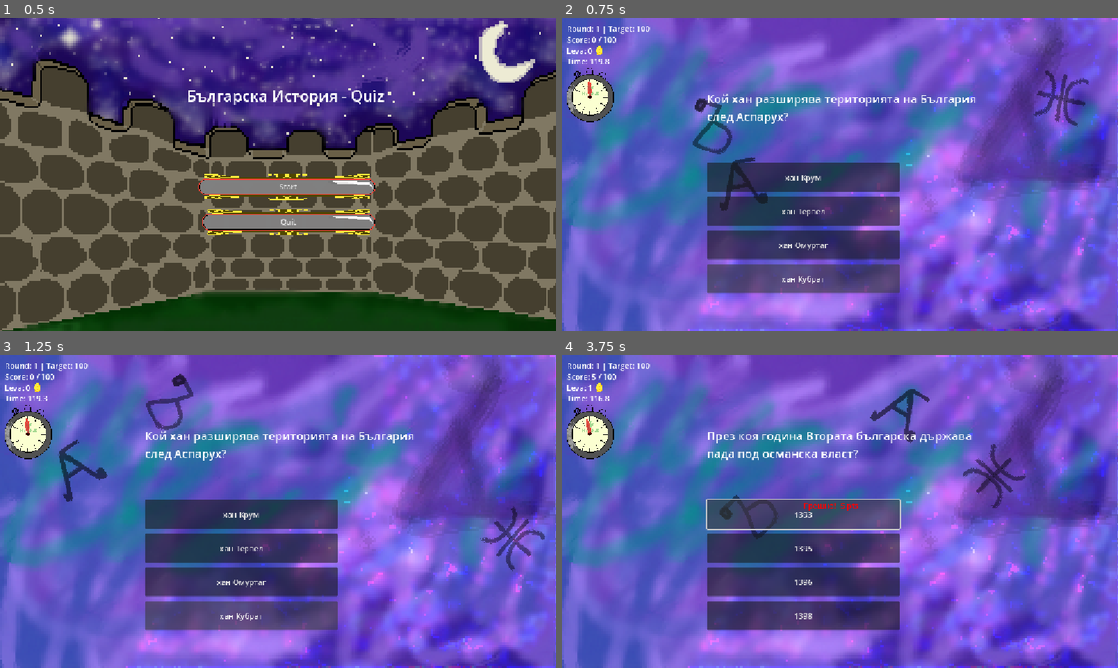
Above: before the commit, frames 1-4 (two rows, left to right).
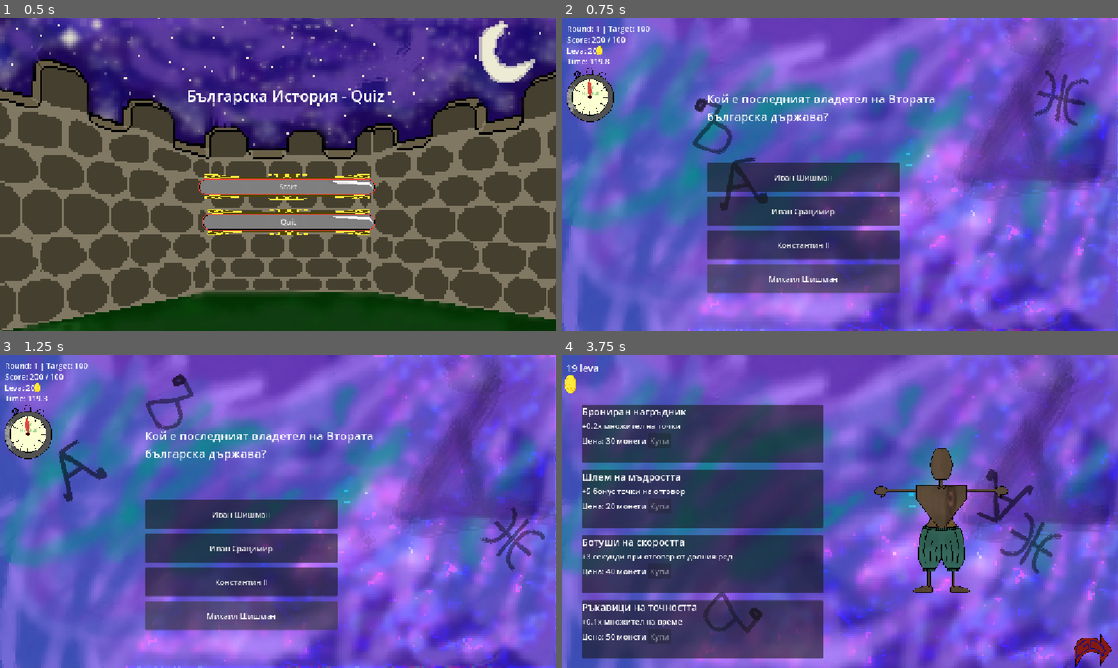
Above: after the commit, the same moments.

Repository: fimo3/roguelike-quiz
Game: Godot game, scene res://Scenes/Main.tscn
Two runs of this game, one before a commit and one after it. Both use one fixed random seed, a clock stepped at 60 frames per second and the inputs below.
Inputs (mouse positions are in pixels of both pictures, inside the frame that each line leads up to):
- Up to frame 1 (0.5 s): no input
- Up to frame 2 (0.75 s): click "Start" at 0.5 s
- Up to frame 3 (1.25 s): no input
- Up to frame 4 (3.75 s): click (801, 514) at 1.25 s, where only the run before the commit has a clickable "хан Крум"; click (801, 514) at 2 s, where only the run before the commit has a clickable "Плиска"; click (801, 514) at 2.75 s, where only the run before the commit has a clickable "1185"; click (801, 514) at 3.5 s, where only the run before the commit has a clickable "1393"

Frame 1 is identical in both runs. In frame 2, 1.4% of the frame differs, in the area x 4-75%, y 6-85%; in frame 3, 1.4%; in frame 4, 54%, in the area x 0-100%, y 0-100%.

Commit message:
final edit

Diff:
--- a/Scenes/Shop.tscn
+++ b/Scenes/Shop.tscn
@@ -14,20 +14,21 @@
 [ext_resource type="Texture2D" uid="uid://bghw3hdxi18ho" path="res://Assets/go.png" id="7_m1c0q"]
 [ext_resource type="Texture2D" uid="uid://7j2ue71rsq87" path="res://Assets/lev.png" id="12_r8bg4"]
 [ext_resource type="AudioStream" uid="uid://dnfhrttp0dwus" path="res://Assets/game-minecraft-gaming-background-music-402451.mp3" id="14_dael7"]
+[ext_resource type="AudioStream" uid="uid://bkwlnnrwu32sr" path="res://Assets/alarm-clock-90867.mp3" id="15_gufdo"]
 
-[sub_resource type="StyleBoxEmpty" id="StyleBoxEmpty_dael7"]
+[sub_resource type="StyleBoxEmpty" id="StyleBoxEmpty_kgt2b"]
+
+[sub_resource type="StyleBoxEmpty" id="StyleBoxEmpty_mk6g2"]
+
+[sub_resource type="StyleBoxEmpty" id="StyleBoxEmpty_estnu"]
+
+[sub_resource type="StyleBoxEmpty" id="StyleBoxEmpty_wvogg"]
+
+[sub_resource type="StyleBoxEmpty" id="StyleBoxEmpty_ox0pj"]
 
 [sub_resource type="StyleBoxEmpty" id="StyleBoxEmpty_gufdo"]
 
-[sub_resource type="StyleBoxEmpty" id="StyleBoxEmpty_ox0pj"]
-
-[sub_resource type="StyleBoxEmpty" id="StyleBoxEmpty_wvogg"]
-
-[sub_resource type="StyleBoxEmpty" id="StyleBoxEmpty_estnu"]
-
-[sub_resource type="StyleBoxEmpty" id="StyleBoxEmpty_mk6g2"]
-
-[sub_resource type="StyleBoxEmpty" id="StyleBoxEmpty_kgt2b"]
+[sub_resource type="StyleBoxEmpty" id="StyleBoxEmpty_dael7"]
 
 [node name="Shop" type="Control"]
 layout_mode = 3
@@ -107,13 +108,13 @@
 offset_top = 574.0
 offset_right = 1148.0
 offset_bottom = 642.0
+theme_override_styles/normal = SubResource("StyleBoxEmpty_kgt2b")
+theme_override_styles/normal_mirrored = SubResource("StyleBoxEmpty_mk6g2")
+theme_override_styles/hover_pressed = SubResource("StyleBoxEmpty_estnu")
+theme_override_styles/hover_pressed_mirrored = SubResource("StyleBoxEmpty_wvogg")
+theme_override_styles/disabled = SubResource("StyleBoxEmpty_ox0pj")
+theme_override_styles/disabled_mirrored = SubResource("StyleBoxEmpty_gufdo")
 theme_override_styles/focus = SubResource("StyleBoxEmpty_dael7")
-theme_override_styles/disabled_mirrored = SubResource("StyleBoxEmpty_gufdo")
-theme_override_styles/disabled = SubResource("StyleBoxEmpty_ox0pj")
-theme_override_styles/hover_pressed_mirrored = SubResource("StyleBoxEmpty_wvogg")
-theme_override_styles/hover_pressed = SubResource("StyleBoxEmpty_estnu")
-theme_override_styles/normal_mirrored = SubResource("StyleBoxEmpty_mk6g2")
-theme_override_styles/normal = SubResource("StyleBoxEmpty_kgt2b")
 
 [node name="Go" type="Sprite2D" parent="."]
 position = Vector2(1110, 611)
@@ -172,4 +173,7 @@
 autoplay = true
 mix_target = 1
 max_polyphony = 6
-bus = &"New Bus"
+
+[node name="AlarmClock90867" type="AudioStreamPlayer2D" parent="."]
+position = Vector2(372, 421)
+stream = ExtResource("15_gufdo")
--- a/Scripts/GameManager.gd
+++ b/Scripts/GameManager.gd
@@ -1,6 +1,6 @@
 extends Node
 
-var coins: int = 0
+var coins: int = 10
 var current_round: int = 1
 var score_threshold: int = 100
 var owned_armor: Array = []
@@ -22,7 +22,7 @@
 	time_multiplier = 1.0
 	point_multiplier = 1.0
 	flat_bonus = 0
-	current_score = 0
+	current_score = 200
 
 	for armor in equipped_armor:
 		apply_armor_effects(armor)
@@ -42,7 +42,7 @@
 
 func decrease_score(points: int):
 	#var final_points = int((points + flat_bonus) * point_multiplier)
-	if current_score == 0:
+	if current_score <= 0:
 		points = 0
 	current_score += points
 	return points
@@ -63,8 +63,8 @@
 		return false
 
 func calculate_coins_earned() -> int:
-	var base_coins = 10 * current_round
-	var bonus = int((current_score - score_threshold) / 10.0)
+	var base_coins = 0
+	var bonus = int((current_score) / 10.0)
 	return base_coins + bonus
 
 func buy_armor(armor: Dictionary) -> bool:
--- a/Scripts/Shop.gd
+++ b/Scripts/Shop.gd
@@ -10,6 +10,7 @@
 @onready var hat = $hat
 @onready var boot_left = $bootLeft
 @onready var boot_right = $bootRight
+@onready var alarm = $AlarmClock90867
 
 # Sample armor data - can be moved to JSON later
 var available_armor = [
@@ -109,9 +110,11 @@
 		update_coins_display()
 		populate_shop() # Refresh shop display
 		activate_armour()
+		win()
 
 func _on_continue_pressed():
 	get_tree().change_scene_to_file("res://Scenes/QuizRound.tscn")
+
 func activate_armour():
 	if !GameManager.equipped_armor.is_empty():
 		for eq in GameManager.equipped_armor:
@@ -125,3 +128,9 @@
 			elif eq.name == "Ръкавици на точността":
 				left_glove.visible = true
 				right_glove.visible = true
+
+func win():
+	if GameManager.equipped_armor.size() == 4:
+		alarm.play(0.0)
+		await get_tree().create_timer(6).timeout
+		get_tree().change_scene_to_file("res://Scenes/Main.tscn")
--- a/project.godot
+++ b/project.godot
@@ -12,7 +12,7 @@
 
 config/name="Roguelike quiz"
 run/main_scene="uid://du5h5luje6ij2"
-config/features=PackedStringArray("4.4", "Forward Plus")
+config/features=PackedStringArray("4.5", "Forward Plus")
 config/icon="res://Assets/icon.svg"
 
 [autoload]
--- a/questions.json
+++ b/questions.json
@@ -25,12 +25,6 @@
 	"difficulty": 0
   },
   {
-	"text": "Кой е най-известният владетел на Първата българска държава?",
-	"answers": ["Борис I", "Симеон I", "Петър I", "Самуил"],
-	"correct": 1,
-	"difficulty": 0
-  },
-  {
 	"text": "Кой е основателят на Втората българска държава?",
 	"answers": ["Иван Асен I", "Калоян", "Иван Асен II", "Константин Тих"],
 	"correct": 0,
@@ -40,12 +34,6 @@
 	"text": "През коя година е основана Втората българска държава?",
 	"answers": ["1185", "1186", "1187", "1188"],
 	"correct": 0,
-	"difficulty": 0
-  },
-  {
-	"text": "Кой е най-могъщият владетел на Втората българска държава?",
-	"answers": ["Иван Асен I", "Калоян", "Иван Асен II", "Михаил Шишман"],
-	"correct": 2,
 	"difficulty": 0
   },
   {
@@ -66,7 +54,7 @@
 	  "Кирил и Методий",
 	  "Климент Охридски",
 	  "Наум Охридски",
-	  "Йоан Екзарх"
+      "Йоан Екзарх"
 	],
 	"correct": 1,
 	"difficulty": 0
@@ -84,13 +72,13 @@
 	"difficulty": 0
   },
   {
-	"text": "Кой е столицата на Първата българска държава?",
+	"text": "Коя е столицата на Първата българска държава при хан Аспарух?",
 	"answers": ["Плиска", "Преслав", "Охрид", "Търново"],
 	"correct": 0,
 	"difficulty": 0
   },
   {
-	"text": "Кой е столицата на Втората българска държава?",
+	"text": "Коя е столицата на Втората българска държава?",
 	"answers": ["Плиска", "Преслав", "Охрид", "Търново"],
 	"correct": 3,
 	"difficulty": 0
@@ -101,7 +89,7 @@
 	  "Иван Шишман",
 	  "Иван Срацимир",
 	  "Константин II",
-	  "Михаил Шишман"
+      "Михаил Шишман"
 	],
 	"correct": 2,
 	"difficulty": 0
@@ -160,7 +148,7 @@
 	  "Кирил и Методий",
 	  "Климент Охридски",
 	  "Наум Охридски",
-	  "Йоан Екзарх"
+      "Йоан Екзарх"
 	],
 	"correct": 3,
 	"difficulty": 1
@@ -171,7 +159,7 @@
 	  "Кирил и Методий",
 	  "Климент Охридски",
 	  "Наум Охридски",
-	  "Йоан Екзарх"
+      "Йоан Екзарх"
 	],
 	"correct": 1,
 	"difficulty": 1
@@ -186,12 +174,6 @@
 	"text": "Кой е синът на Борис I, който управлява след него?",
 	"answers": ["Владимир", "Симеон I", "Петър I", "Борис II"],
 	"correct": 0,
-	"difficulty": 1
-  },
-  {
-	"text": "Кой е последният владетел на Западната българска държава?",
-	"answers": ["Петър I", "Борис II", "Роман", "Самуил"],
-	"correct": 3,
 	"difficulty": 1
   },
   {
@@ -218,7 +200,7 @@
 	  "Византия",
 	  "Унгария",
 	  "Епирското деспотство",
-	  "Латинската империя"
+      "Латинската империя"
 	],
 	"correct": 2,
 	"difficulty": 1
@@ -253,7 +235,7 @@
 	  "Гаврил Радомир",
 	  "Иван Владислав",
 	  "Пресиан II",
-	  "Петър Делян"
+      "Петър Делян"
 	],
 	"correct": 0,
 	"difficulty": 1
@@ -264,7 +246,7 @@
 	  "Гаврил Радомир",
 	  "Иван Владислав",
 	  "Пресиан II",
-	  "Петър Делян"
+      "Петър Делян"
 	],
 	"correct": 1,
 	"difficulty": 1
@@ -359,20 +341,9 @@
 	  "Балдуин I",
 	  "Хенрих I",
 	  "Бонифаций Монфератски",
-	  "Жофроа дьо Вилардуен"
-	],
-	"correct": 0,
-	"difficulty": 2
-  },
-  {
-	"text": "Кой е синът на Иван Асен II, който управлява след него?",
-	"answers": [
-	  "Коломан I Асен",
-	  "Михаил II Асен",
-	  "Калиман I Асен",
-	  "Константин Тих"
-	],
-	"correct": 2,
+      "Жофроа дьо Вилардуен"
+	],
+	"correct": 0,
 	"difficulty": 2
   },
   {
@@ -385,18 +356,6 @@
 	"text": "Кой е първият български владетел, който сключва съюз с куманите?",
 	"answers": ["Иван Асен I", "Калоян", "Иван Асен II", "Михаил Шишман"],
 	"correct": 1,
-	"difficulty": 2
-  },
-  {
-	"text": "Кой е построил църквата 'Свети Димитър' в Търново?",
-	"answers": ["Иван Асен I", "Калоян", "Иван Асен II", "Теодор Светослав"],
-	"correct": 0,
-	"difficulty": 2
-  },
-  {
-	"text": "Кой е построил църквата 'Свети Четиридесет мъченици' в Търново?",
-	"answers": ["Иван Асен I", "Калоян", "Иван Асен II", "Теодор Светослав"],
-	"correct": 2,
 	"difficulty": 2
   },
   {
@@ -411,7 +370,7 @@
 	  "Иван Шишман",
 	  "Иван Срацимир",
 	  "Константин II",
-	  "Михаил Шишман"
+      "Михаил Шишман"
 	],
 	"correct": 3,
 	"difficulty": 3
@@ -434,7 +393,7 @@
 	  "Иван Стефан",
 	  "Михаил Шишман",
 	  "Иван Александър",
-	  "Иван Шишман"
+      "Иван Шишман"
 	],
 	"correct": 1,
 	"difficulty": 3
@@ -445,7 +404,7 @@
 	  "Стефан Душан",
 	  "Стефан Урош III",
 	  "Стефан Милутин",
-	  "Стефан Лазаревич"
+      "Стефан Лазаревич"
 	],
 	"correct": 0,
 	"difficulty": 3
@@ -457,14 +416,8 @@
 	"difficulty": 3
   },
   {
-	"text": "Срещу кого е битката при Черномен?",
-	"answers": ["Византия", "Унгария", "Сърбия", "Османската империя"],
-	"correct": 3,
-	"difficulty": 3
-  },
-  {
 	"text": "Кой е загинал в битката при Черномен?",
-	"answers": ["Иван Срацимир", "Иван Шишман", "Иванко", "Константин Деянов"],
+	"answers": ["Иван Срацимир", "Иван Шишман", "Вълкашин", "Константин Деянов"],
 	"correct": 2,
 	"difficulty": 3
   },
@@ -510,7 +463,7 @@
 	  "Иван Шишман",
 	  "Иван Срацимир",
 	  "Константин II",
-	  "Михаил Шишман"
+      "Михаил Шишман"
 	],
 	"correct": 1,
 	"difficulty": 3
@@ -539,7 +492,7 @@
 	  "Иван Асен II",
 	  "Калиман I Асен",
 	  "Михаил II Асен",
-	  "Константин Тих"
+      "Константин Тих"
 	],
 	"correct": 3,
 	"difficulty": 3
@@ -550,7 +503,7 @@
 	  "Иван Асен II",
 	  "Калиман I Асен",
 	  "Михаил II Асен",
-	  "Константин Тих"
+      "Константин Тих"
 	],
 	"correct": 3,
 	"difficulty": 3
@@ -573,7 +526,7 @@
 	  "Владетел на Епирското деспотство",
 	  "Владетел на Никея",
 	  "Владетел на Латинската империя",
-	  "Владетел на Трапезунд"
+      "Владетел на Трапезунд"
 	],
 	"correct": 0,
 	"difficulty": 4
@@ -584,161 +537,35 @@
 	  "Теодор Комнин",
 	  "Мануил Комнин",
 	  "Михаил II Комнин",
-	  "Йоан Комнин"
+      "Йоан Комнин"
 	],
 	"correct": 0,
 	"difficulty": 4
   },
   {
-	"text": "Кой е синът на Теодор Комнин, който управлява след него?",
-	"answers": [
-	  "Мануил Комнин",
-	  "Михаил II Комнин",
-	  "Йоан Комнин",
-	  "Димитър Комнин"
-	],
-	"correct": 1,
-	"difficulty": 4
-  },
-  {
-	"text": "През коя година е сключен брак между Иван Асен II и Ирина Комнина?",
-	"answers": ["1234", "1235", "1236", "1237"],
-	"correct": 1,
-	"difficulty": 4
-  },
-  {
-	"text": "Кой е дъщерята на Теодор Комнин, която се омъжва за Иван Асен II?",
+	"text": "Коя е дъщерята на Теодор Комнин, която се омъжва за Иван Асен II?",
 	"answers": [
 	  "Ирина Комнина",
 	  "Мария Комнина",
 	  "Анна Комнина",
-	  "Теодора Комнина"
+      "Теодора Комнина"
 	],
 	"correct": 0,
 	"difficulty": 4
-  },
-  {
-	"text": "Кой е синът на Иван Асен II и Ирина Комнина?",
-	"answers": [
-	  "Коломан I Асен",
-	  "Михаил II Асен",
-	  "Калиман I Асен",
-	  "Константин Тих"
-	],
-	"correct": 0,
-	"difficulty": 4
-  },
-  {
-	"text": "През коя година е сключен брак между Калиман I Асен и Ирина Ласкарина?",
-	"answers": ["1256", "1257", "1258", "1259"],
-	"correct": 1,
-	"difficulty": 4
-  },
-  {
-	"text": "Кой е дъщерята на Теодор II Ласкарис, която се омъжва за Калиман I Асен?",
-	"answers": [
-	  "Ирина Ласкарина",
-	  "Мария Ласкарина",
-	  "Анна Ласкарина",
-	  "Теодора Ласкарина"
-	],
-	"correct": 0,
-	"difficulty": 4
-  },
-  {
-	"text": "Кой е синът на Калиман I Асен и Ирина Ласкарина?",
-	"answers": ["Михаил II Асен", "Иван Асен III", "Константин Тих", "Иванко"],
-	"correct": 0,
-	"difficulty": 4
-  },
-  {
-	"text": "През коя година е сключен брак между Михаил II Асен и Анастасия?",
-	"answers": ["1256", "1257", "1258", "1259"],
-	"correct": 1,
-	"difficulty": 4
-  },
-  {
-	"text": "Кой е дъщерята на Ростислав Михайлович, която се омъжва за Михаил II Асен?",
-	"answers": ["Анастасия", "Мария", "Анна", "Теодора"],
-	"correct": 0,
-	"difficulty": 4
-  },
-  {
-	"text": "Кой е синът на Михаил II Асен и Анастасия?",
-	"answers": ["Иван Асен III", "Константин Тих", "Иванко", "Михаил III Асен"],
-	"correct": 1,
-	"difficulty": 4
-  },
-  {
-	"text": "През коя година е сключен брак между Константин Тих и Ирина Ласкарина?",
-	"answers": ["1257", "1258", "1259", "1260"],
-	"correct": 1,
-	"difficulty": 4
-  },
-  {
-	"text": "Кой е дъщерята на Теодор II Ласкарис, която се омъжва за Константин Тих?",
-	"answers": [
-	  "Ирина Ласкарина",
-	  "Мария Ласкарина",
-	  "Анна Ласкарина",
-	  "Теодора Ласкарина"
-	],
-	"correct": 0,
-	"difficulty": 4
-  },
-  {
-	"text": "Кой е синът на Константин Тих и Ирина Ласкарина?",
-	"answers": ["Михаил Асен", "Иван Асен III", "Иванко", "Константин II"],
-	"correct": 0,
-	"difficulty": 4
-  },
-  {
-	"text": "През коя година е сключен брак между Иван Асен III и Ирина Палеологина?",
-	"answers": ["1279", "1280", "1281", "1282"],
-	"correct": 0,
-	"difficulty": 4
-  },
-  {
-	"text": "Кой е дъщерята на Михаил VIII Палеолог, която се омъжва за Иван Асен III?",
-	"answers": [
-	  "Ирина Палеологина",
-	  "Мария Палеологина",
-	  "Анна Палеологина",
-	  "Теодора Палеологина"
-	],
-	"correct": 0,
-	"difficulty": 4
-  },
-  {
-	"text": "Кой е синът на Иван Асен III и Ирина Палеологина?",
-	"answers": [
-	  "Михаил Асен",
-	  "Иван Асен IV",
-	  "Константин II",
-	  "Андроник Асен"
-	],
-	"correct": 3,
-	"difficulty": 4
-  },
-  {
-	"text": "Кой е първият български владетел, който използва титлата 'автократор'?",
-	"answers": ["Симеон I", "Петър I", "Иван Асен II", "Иван Александър"],
-	"correct": 0,
-	"difficulty": 5
   },
   {
 	"text": "През коя година е сключен договорът между хан Омуртаг и византийския император Лъв V?",
 	"answers": ["814", "815", "816", "817"],
-	"correct": 0,
-	"difficulty": 5
-  },
-  {
-	"text": "Кой е авторът на 'Шестоднев' (Шестоднев)?",
+	"correct": 1,
+	"difficulty": 5
+  },
+  {
+	"text": "Кой е авторът на 'Шестоднев'",
 	"answers": [
 	  "Климент Охридски",
 	  "Наум Охридски",
 	  "Йоан Екзарх",
-	  "Черноризец Храбър"
+      "Черноризец Храбър"
 	],
 	"correct": 2,
 	"difficulty": 5
@@ -749,9 +576,9 @@
 	  "Климент Охридски",
 	  "Наум Охридски",
 	  "Константин Преславски",
-	  "Черноризец Храбър"
-	],
-	"correct": 0,
+      "Черноризец Храбър"
+	],
+	"correct": 2,
 	"difficulty": 5
   },
   {
@@ -769,7 +596,7 @@
   {
 	"text": "През коя година е битката при Катасирти?",
 	"answers": ["917", "918", "919", "920"],
-	"correct": 1,
+	"correct": 0,
 	"difficulty": 5
   },
   {
@@ -779,21 +606,9 @@
 	"difficulty": 5
   },
   {
-	"text": "Кой е основал манастира 'Зограф' в Света гора?",
-	"answers": ["Борис I", "Симеон I", "Петър I", "Иван Асен II"],
-	"correct": 2,
-	"difficulty": 5
-  },
-  {
-	"text": "През коя година е сключен договорът между Иван Асен II и Венеция?",
-	"answers": ["1230", "1231", "1232", "1233"],
-	"correct": 1,
-	"difficulty": 5
-  },
-  {
-	"text": "Кой е първият български владетел, който сключва търговски договор с Дубровник?",
+	"text": "Кой е първият български владетел, който официално е получил правото да сече монети със свой лик?",
 	"answers": ["Иван Асен I", "Калоян", "Иван Асен II", "Теодор Светослав"],
-	"correct": 2,
+	"correct": 1,
 	"difficulty": 5
   },
   {
@@ -803,32 +618,15 @@
 	"difficulty": 5
   },
   {
-	"text": "Срещу кого е битката при Скафида?",
-	"answers": ["Византия", "Сърбия", "Унгария", "Османската империя"],
-	"correct": 0,
-	"difficulty": 5
-  },
-  {
-	"text": "Кой е победил в битката при Скафида?",
-	"answers": [
-	  "Теодор Светослав",
-	  "Михаил IX Палеолог",
-	  "Андроник II Палеолог",
-	  "Йоан III Дука Ватаци"
-	],
+	"text": "Какво е обърнало хода на битката при Скафида в полза на Българите?",
+	"answers": ["Срутен мост", "Неочаквани съюзници", "Липса на храна", "Гражданска война"],
 	"correct": 0,
 	"difficulty": 5
   },
   {
 	"text": "През коя година е битката при Русокастро?",
 	"answers": ["1330", "1331", "1332", "1333"],
-	"correct": 1,
-	"difficulty": 5
-  },
-  {
-	"text": "Срещу кого е битката при Русокастро?",
-	"answers": ["Византия", "Сърбия", "Унгария", "Османската империя"],
-	"correct": 0,
+	"correct": 2,
 	"difficulty": 5
   },
   {
@@ -837,32 +635,15 @@
 	  "Иван Александър",
 	  "Андроник III Палеолог",
 	  "Йоан V Палеолог",
-	  "Йоан VI Кантакузин"
-	],
-	"correct": 0,
-	"difficulty": 5
-  },
-  {
-	"text": "Кой е авторът на Търновската школа на живописта?",
-	"answers": [
-	  "Евтимий Търновски",
-	  "Теодосий Търновски",
-	  "Йоан Екзарх",
-	  "Григорий Цамблак"
-	],
-	"correct": 0,
-	"difficulty": 5
-  },
-  {
-	"text": "През коя година е сключен договорът между Иван Шишман и Османската империя?",
+      "Йоан VI Кантакузин"
+	],
+	"correct": 0,
+	"difficulty": 5
+  },
+  {
+	"text": "През коя година Иван Шишман сключва мир със султана?",
 	"answers": ["1371", "1372", "1373", "1374"],
-	"correct": 0,
-	"difficulty": 5
-  },
-  {
-	"text": "Кой е последният български патриарх преди османското завладяване?",
-	"answers": ["Йоаким I", "Йоаким II", "Йоаким III", "Евтимий"],
-	"correct": 3,
+	"correct": 2,
 	"difficulty": 5
   }
 ]
Not shown, changed: Assets/Answer.png.import
Not shown, changed: Assets/a.png.import
Not shown, added: Assets/alarm-clock-90867.mp3.import
Not shown, changed: Assets/bg2.png.import
Not shown, changed: Assets/clock.png.import
Not shown, changed: Assets/cloud.png.import
Not shown, changed: Assets/frame_00_delay-0.03s3.png.import
Not shown, changed: Assets/frame_01_delay-0.04s3.png.import
Not shown, changed: Assets/frame_02_delay-0.03s3.png.import
Not shown, changed: Assets/frame_03_delay-0.03s3.png.import
Not shown, changed: Assets/frame_04_delay-0.04s3.png.import
Not shown, changed: Assets/frame_05_delay-0.03s3.png.import
(and 70 more such lines)
